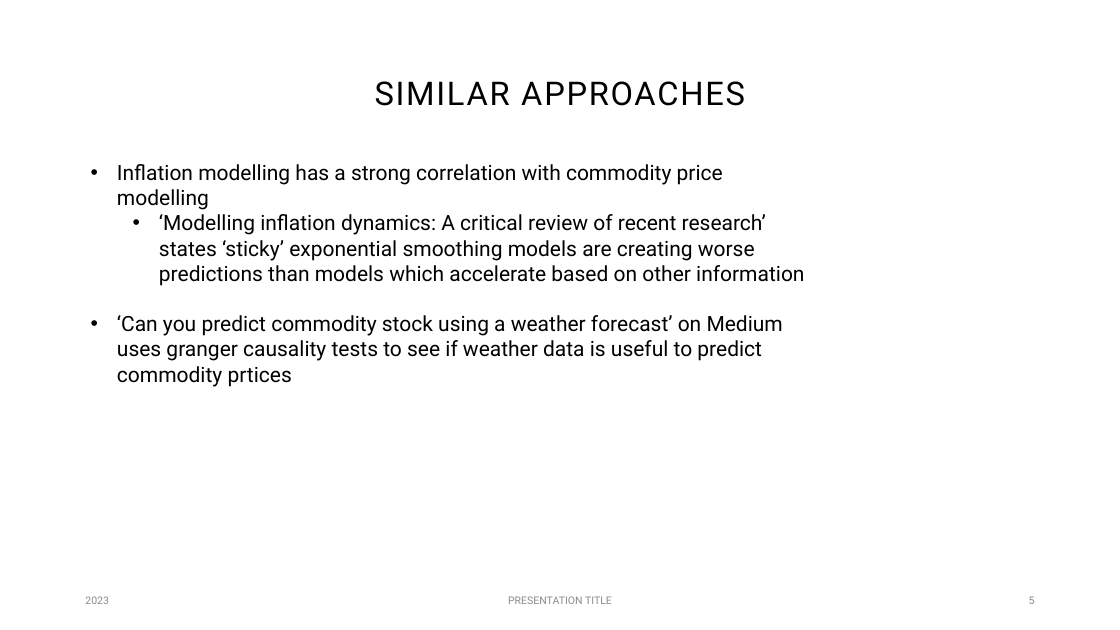
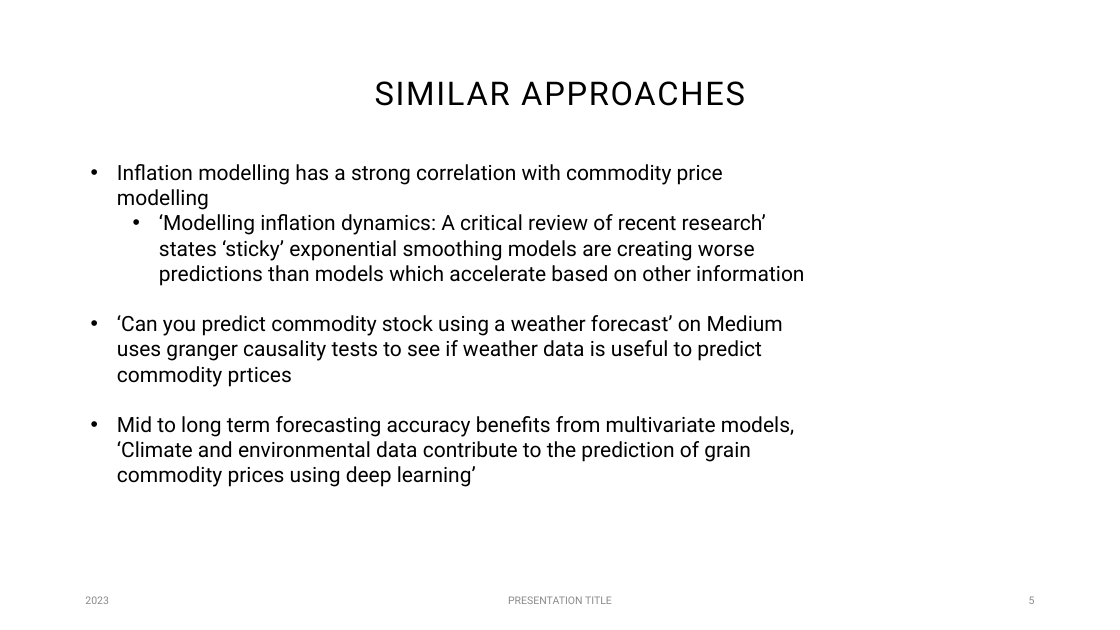
Before and after one commit to radebajic/MGT6203, a slide deck: slide 5 of Proposal Presentation/Proposal presentation_V2.pptx. Drawn at 1120x630 pixels with LibreOffice and Linux fonts; fonts in the diff are those of the drawing. Boxes give left, top, right and bottom in pixels: in the first picture for what was removed or moved away, otherwise in the second. Text is boxed around its words. In the diff, an @@ line names an element or a change of style, - is before the commit and + after.

```diff
--- a/Proposal Presentation/Proposal presentation_V2.pptx
+++ b/Proposal Presentation/Proposal presentation_V2.pptx
@@ text at [117, 416, 794, 487]: paragraph added @@
+• Mid to long term forecasting accuracy benefits from multivariate models, ‘Climate and environmental data contribute to the prediction of grain commodity prices using deep learning’
```
Also in this commit, not shown: 3 other slides changed.
